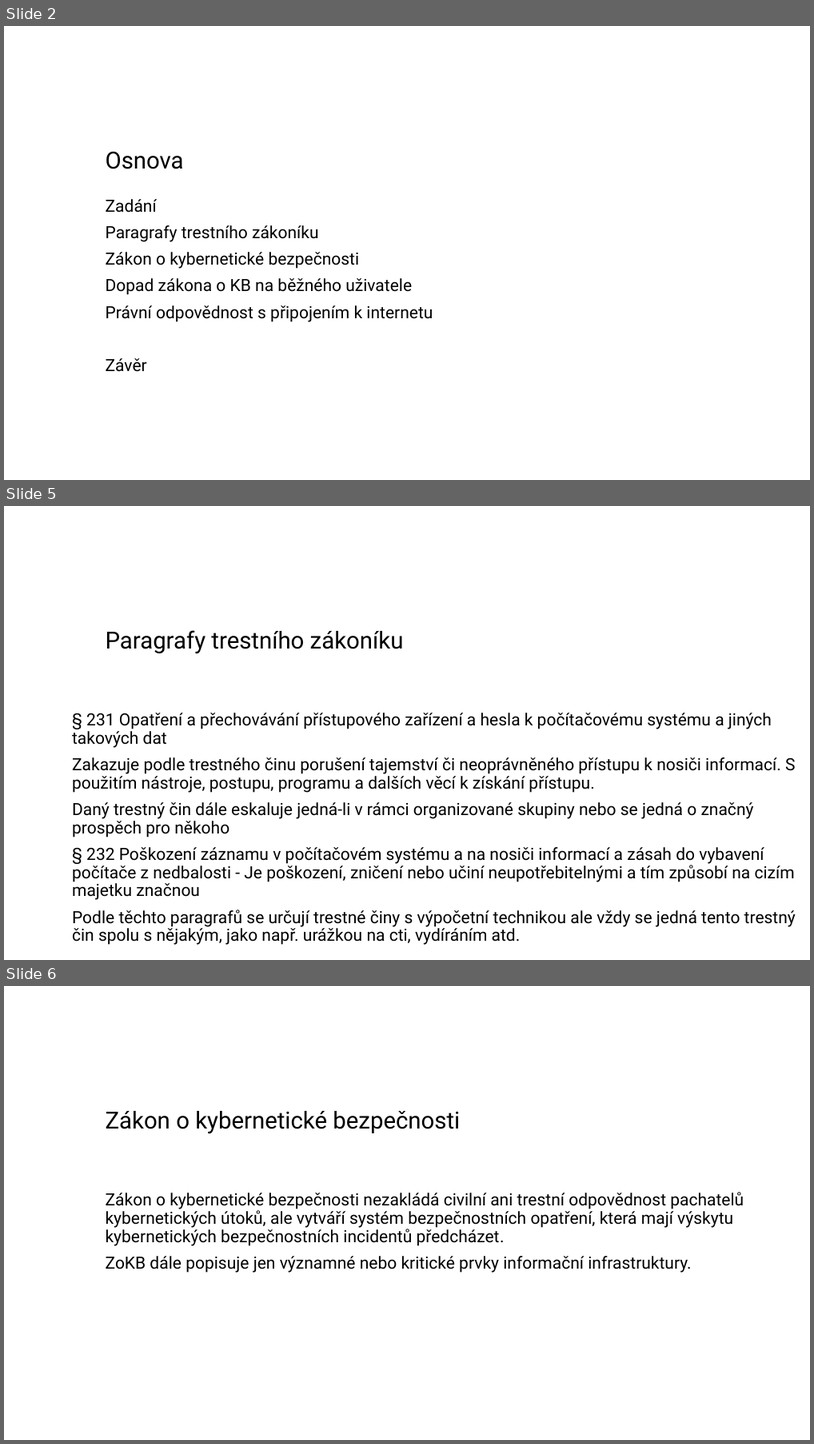
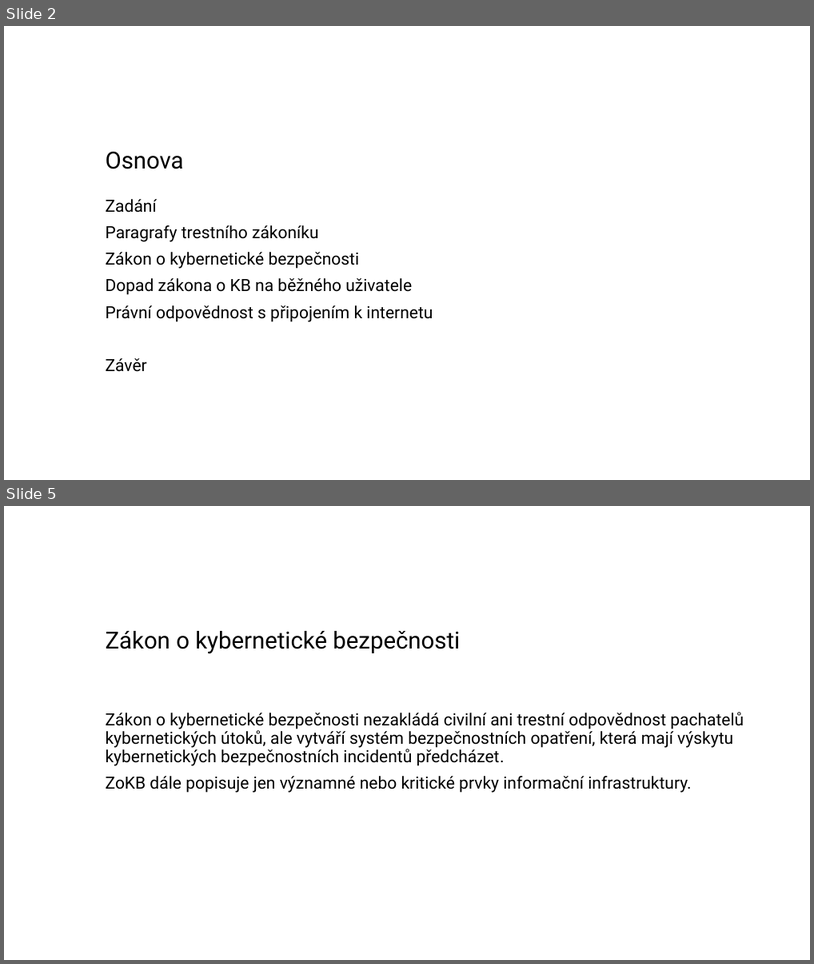
Before and after one commit to zimice/pr2_it_use, a slide deck: Kochanek_projekt_II_it_use_liability.pptx. Shown one above the other, each under a label of ours: slides 2, 5 and 6 before the commit, slides 2 and 5 after it; the slides between them are not shown. The pictures are 814x1444 and 814x964 pixels, drawn with LibreOffice and Linux fonts; fonts in the diff are those of the drawing; background and template pictures are left out. Boxes give left, top, right and bottom in pixels: in the first picture for what was removed or moved away, otherwise in the second. Text is boxed around its words. In the diff, an @@ line names an element or a change of style, - is before the commit and + after.

```diff
--- a/Kochanek_projekt_II_it_use_liability.pptx
+++ b/Kochanek_projekt_II_it_use_liability.pptx
@@ slide 5 removed at (4,506,810,960), background #FFFFFF @@
@@ title removed at (106,630,404,654) @@
-Paragrafy trestního zákoníku
@@ text removed at (72,712,796,944) @@
-§ 231 Opatření a přechovávání přístupového zařízení a hesla k počítačovému systému a jiných takových dat
-Zakazuje podle trestného činu porušení tajemství či neoprávněného přístupu k nosiči informací. S použitím nástroje, postupu, programu a dalších věcí k získání přístupu.
-Daný trestný čin dále eskaluje jedná-li v rámci organizované skupiny nebo se jedná o značný prospěch pro někoho
-§ 232 Poškození záznamu v počítačovém systému a na nosiči informací a zásah do vybavení počítače z nedbalosti - Je poškození, zničení nebo učiní neupotřebitelnými a tím způsobí na cizím majetku značnou
-Podle těchto paragrafů se určují trestné činy s výpočetní technikou ale vždy se jedná tento trestný čin spolu s nějakým, jako např. urážkou na cti, vydíráním atd.
@@ what was slide 6 is now slide 5 @@
```
Also in this commit, not shown: 4 slides changed, 2 other files.
